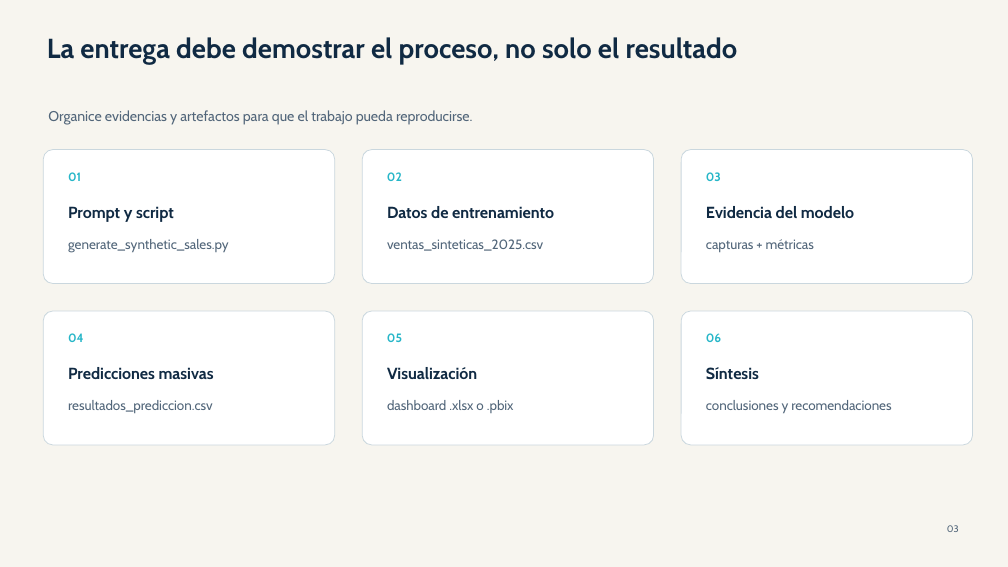
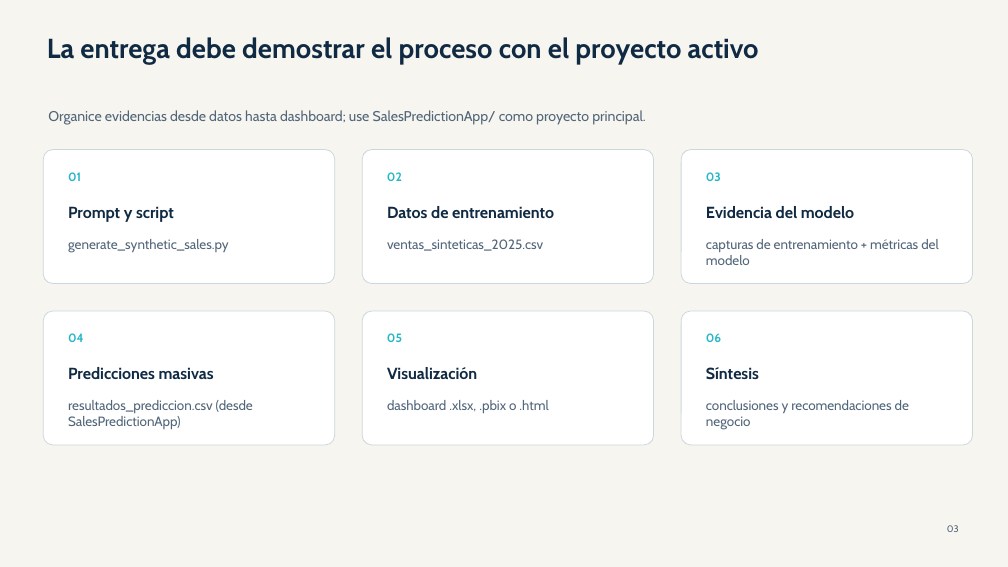
Before and after one commit to gmolina75/MLNETModelBuilder-PowerBI, a slide deck: slide 3 of Tarea_Prediccion_Ventas_MLNET_ModelBuilder_Paso_a_Paso.pptx. Drawn at 1008x567 pixels with LibreOffice and Linux fonts; fonts in the diff are those of the drawing. Boxes give left, top, right and bottom in pixels: in the first picture for what was removed or moved away, otherwise in the second. Text is boxed around its words. In the diff, an @@ line names an element or a change of style, - is before the commit and + after.

Commit message:
docs: actualiza presentación con estructura actual del proyecto

```diff
--- a/Tarea_Prediccion_Ventas_MLNET_ModelBuilder_Paso_a_Paso.pptx
+++ b/Tarea_Prediccion_Ventas_MLNET_ModelBuilder_Paso_a_Paso.pptx
@@ text at (x1=47, y1=37, x2=759, y2=64): text changed @@
-La entrega debe demostrar el proceso, no solo el resultado
+La entrega debe demostrar el proceso con el proyecto activo
@@ text at (x1=48, y1=110, x2=645, y2=125): text changed @@
-Organice evidencias y artefactos para que el trabajo pueda reproducirse.
+Organice evidencias desde datos hasta dashboard; use SalesPredictionApp/ como proyecto principal.
@@ text at (x1=706, y1=239, x2=938, y2=265): text changed @@
-capturas + métricas
+capturas de entrenamiento + métricas del modelo
@@ text at (x1=68, y1=400, x2=253, y2=430): text changed @@
-resultados_prediccion.csv
+resultados_prediccion.csv (desde SalesPredictionApp)
@@ text at (x1=387, y1=400, x2=548, y2=414): text changed @@
-dashboard .xlsx o .pbix
+dashboard .xlsx, .pbix o .html
@@ text at (x1=706, y1=400, x2=909, y2=430): text changed @@
-conclusiones y recomendaciones
+conclusiones y recomendaciones de negocio
```
Also in this commit, not shown: 4 other slides changed, 1 slide added, 1 other file.
